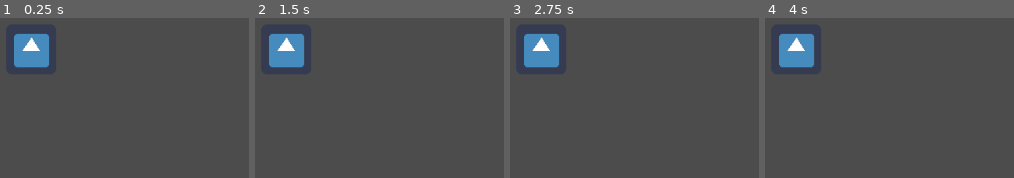
Above: before the commit, frames 1-4 (left to right).
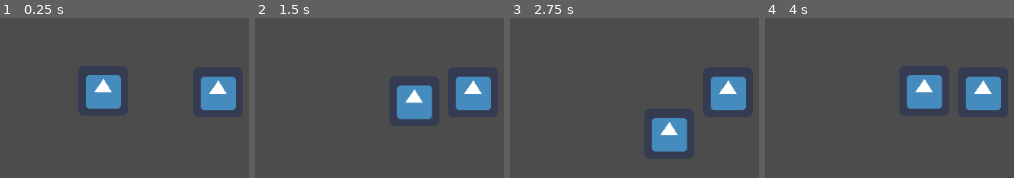
Above: after the commit, the same moments.

Repository: joeljacp14/IIA
Game: Godot game, scene res://MundoPrac1.tscn
Two runs of this game, one before a commit and one after it. Both use one fixed random seed, a clock stepped at 60 frames per second and the inputs below. Before the commit the project has no main scene; this scene is started directly in both runs. The engine's default icon, where the game draws it, is replaced by a stand-in: a white triangle on a blue panel in a dark square.
Inputs:
- Up to frame 1 (0.25 s): no input
- Up to frame 2 (1.5 s): tap Enter (ui_accept) at 0.5, 1.35 s; hold Right (ui_right) 0.53-1.28 s; hold Enter (ui_accept) 0.53-1.28 s; hold Down (ui_down) from 1.28 s (still down)
- Up to frame 3 (2.75 s): tap Enter (ui_accept) at 1.52, 1.82 s; release Down (ui_down) at 2.03 s; hold Right (ui_right) from 2.03 s (still down); hold Enter (ui_accept) from 2.03 s (still down)
- Up to frame 4 (4 s): release Right (ui_right) at 2.78 s; release Enter (ui_accept) at 2.78 s; hold Up (ui_up) 2.78-3.53 s; tap Enter (ui_accept) at 2.85, 3.02, 3.32 s; hold Left (ui_left) from 3.53 s (still down); hold Enter (ui_accept) from 3.53 s (still down)

The runs differ from the first frame. In frame 1, 8.9% of the frame differs, in the area x 5-95%, y 10-58%; in frame 2, 9.0%, in the area x 5-95%, y 10-64%; in frame 3, 9.0%; in frame 4, 9.0%.

Commit message:
left, rigth, up, down godot

Diff:
--- /dev/null
+++ b/Godot_Projects/MundoPrac1/Agente.gd
@@ -0,0 +1,35 @@
+extends KinematicBody2D
+
+
+# Declare member variables here. Examples:
+var a = 5
+# var b = "text"
+var mov = 100
+var pos = Vector2()
+
+
+# Called when the node enters the scene tree for the first time.
+func _ready():
+	print("Inicia agente")
+
+
+# Called every frame. 'delta' is the elapsed time since the previous frame.
+func _process(delta):
+	#print("Inicia el proceso")
+	if Input.is_action_pressed("ui_right"):
+		pos.x = mov * delta
+		pos.y = 0
+	if Input.is_action_pressed("ui_left"):
+		pos.x = -mov * delta
+		pos.y = 0
+	if Input.is_action_pressed("ui_down"):
+		pos.y = mov * delta
+		pos.x = 0
+	if Input.is_action_pressed("ui_up"):
+		pos.y = -mov * delta
+		pos.x = 0
+	if Input.is_action_pressed("ui_accept"):
+		pos.y = 0
+		pos.x = 0
+
+	move_and_collide(pos)
--- a/Godot_Projects/MundoPrac1/MundoPrac1.tscn
+++ b/Godot_Projects/MundoPrac1/MundoPrac1.tscn
@@ -1,17 +1,19 @@
-[gd_scene load_steps=3 format=2]
+[gd_scene load_steps=5 format=2]
 
 [ext_resource path="res://icon.png" type="Texture" id=1]
+[ext_resource path="res://Agente.gd" type="Script" id=2]
 
 [sub_resource type="RectangleShape2D" id=1]
 extents = Vector2( 30, 29 )
 
+[sub_resource type="RectangleShape2D" id=2]
+extents = Vector2( 30, 29.5 )
+
 [node name="Mundo" type="Node2D"]
 
 [node name="Agente" type="KinematicBody2D" parent="."]
-position = Vector2( 223, 130 )
-__meta__ = {
-"_edit_group_": true
-}
+position = Vector2( 315, 183 )
+script = ExtResource( 2 )
 
 [node name="CollisionShape2D" type="CollisionShape2D" parent="Agente"]
 position = Vector2( -1, -1 )
@@ -19,3 +21,16 @@
 
 [node name="Sprite" type="Sprite" parent="Agente"]
 texture = ExtResource( 1 )
+
+[node name="Objeto" type="KinematicBody2D" parent="."]
+position = Vector2( 462, 185 )
+__meta__ = {
+"_edit_group_": true
+}
+
+[node name="Sprite" type="Sprite" parent="Objeto"]
+texture = ExtResource( 1 )
+
+[node name="CollisionShape2D" type="CollisionShape2D" parent="Objeto"]
+position = Vector2( -1, 0.5 )
+shape = SubResource( 2 )
--- a/Godot_Projects/MundoPrac1/project.godot
+++ b/Godot_Projects/MundoPrac1/project.godot
@@ -11,6 +11,7 @@
 [application]
 
 config/name="practica1escena"
+run/main_scene="res://MundoPrac1.tscn"
 config/icon="res://icon.png"
 
 [gui]
